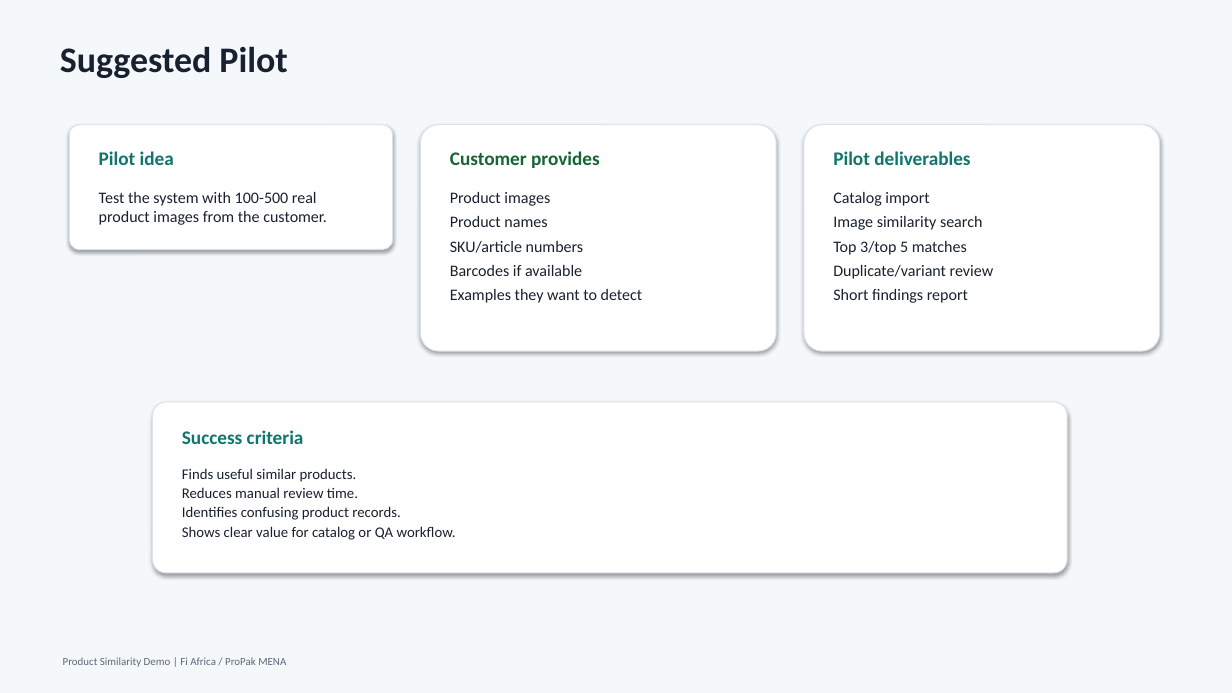
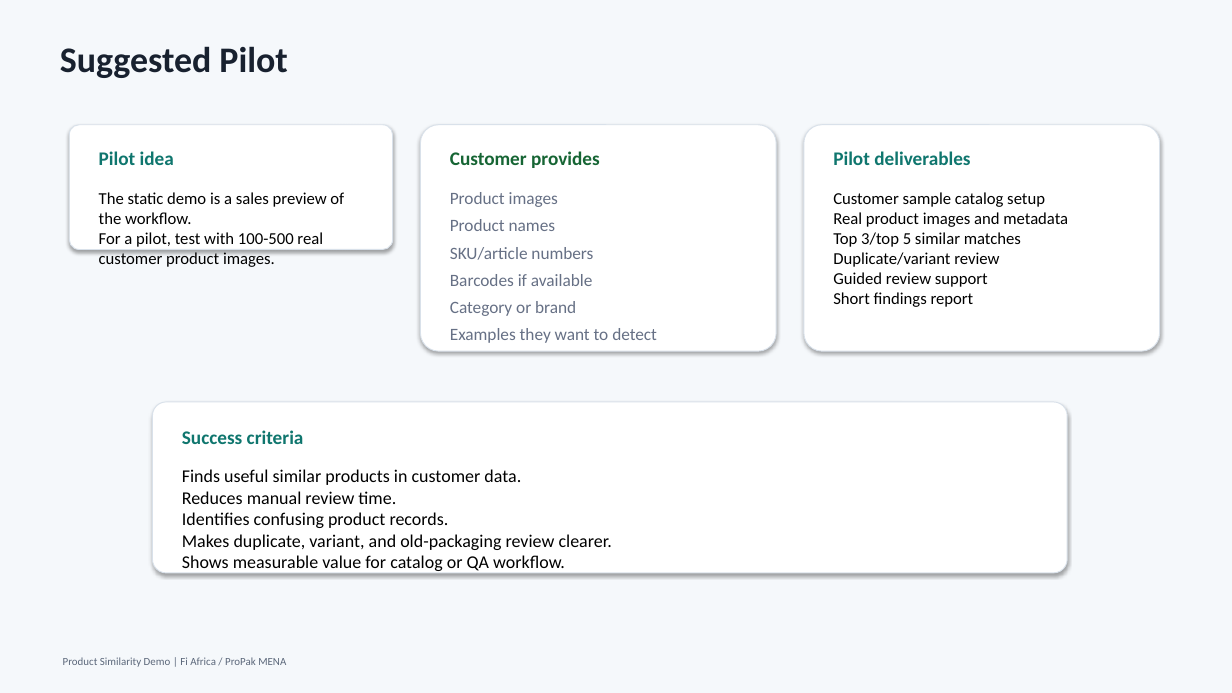
Before and after one commit to zoma00/Fi-Africa-demos, a slide deck: slide 7 of presentations/product_similarity_conversation_deck.pptx (slide 10 before the commit). Drawn at 1232x693 pixels with LibreOffice and Linux fonts; fonts in the diff are those of the drawing. Boxes give left, top, right and bottom in pixels: in the first picture for what was removed or moved away, otherwise in the second. Text is boxed around its words. In the diff, an @@ line names an element or a change of style, - is before the commit and + after.

Commit message:
Edit the build_demo to includ local assistance chat, edit static demo index builded by build demo for the chat, reorganized the presentation pages, and make a giude for customers

```diff
--- a/presentations/product_similarity_conversation_deck.pptx
+++ b/presentations/product_similarity_conversation_deck.pptx
@@ text at bbox=[99, 192, 344, 267]: text changed; size 12.5 to 13 pt; text colour #18212F to #000000 @@
-Test the system with 100-500 real product images from the customer.
+The static demo is a sales preview of the workflow.
+For a pilot, test with 100-500 real customer product images.
@@ text at bbox=[450, 192, 657, 343]: size 12.5 to 13.5 pt, text colour #18212F to #667085 in "Product images", "Product names", "SKU/article numbers", "Barcodes if available" and 1 more places; more space between paragraphs @@
@@ text at bbox=[833, 192, 1068, 247]: text changed; size 12.5 to 13 pt; text colour #18212F to #000000 @@
-Catalog import
-Image similarity search
-Top 3/top 5 matches
+Customer sample catalog setup
+Real product images and metadata
+Top 3/top 5 similar matches
@@ text at bbox=[833, 252, 999, 307]: size 12.5 to 13 pt, text colour #18212F to #000000 in "Duplicate/variant review", "Short findings report"; less space between paragraphs @@
@@ text at bbox=[833, 272, 988, 287]: paragraph added @@
+Guided review support
@@ text at bbox=[450, 301, 576, 316]: paragraph added @@
+Category or brand
@@ text at bbox=[182, 469, 521, 485]: text changed; size 11.5 to 14 pt; text colour #18212F to #000000 @@
-Finds useful similar products.
+Finds useful similar products in customer data.
@@ text at bbox=[182, 491, 449, 528]: size 11.5 to 14 pt, text colour #18212F to #000000 in "Reduces manual review time.", "Identifies confusing product records."; less space between paragraphs @@
@@ text at bbox=[182, 534, 612, 574]: text changed; size 11.5 to 14 pt; text colour #18212F to #000000 @@
-Shows clear value for catalog or QA workflow.
+Makes duplicate, variant, and old-packaging review clearer.
+Shows measurable value for catalog or QA workflow.
```
Also in this commit, not shown: 4 other slides changed, 1 slide added, 1 slide removed, 3 other files.
